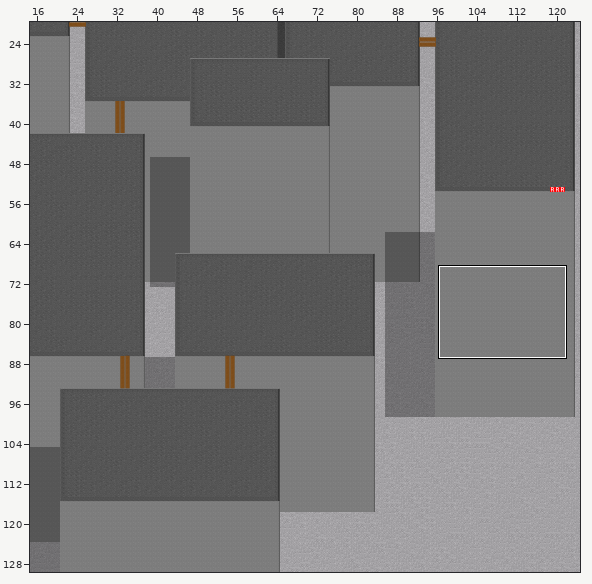
An edit to a level. Tiled map (JSON), main/resources/worlds/RooftopMid.json. Above: a wide view before the commit, with the close-up outlined.
Close-up. Before the edit:
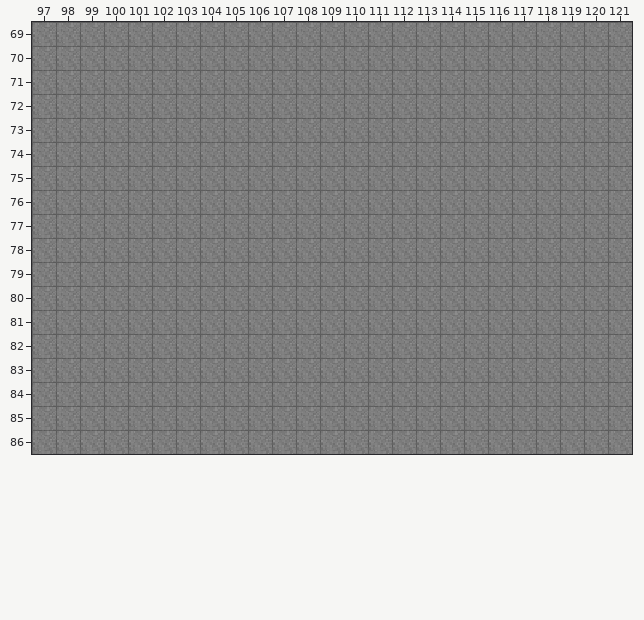
Cells are 16x16 px. Shown: x 97..121, y 69..86. The commit also changed other parts of the map, which this record leaves out.
New version:
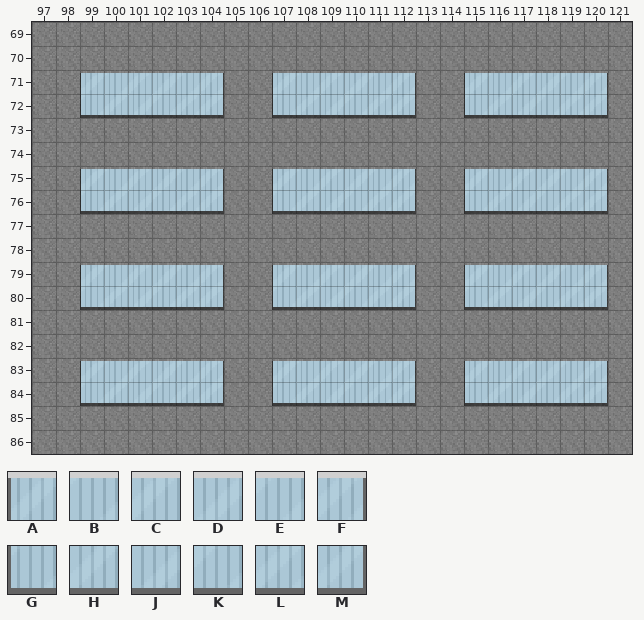
Key: from "Window6_tilesheet": A 0, B 1, C 2, D 3, E 4, F 5, G 6, H 7, J 8, K 9, L 10, M 11.
_ is an empty cell, . an unchanged one.
Tiles of an added or newly shown layer are drawn over the layers below it.
From old to new:
--- layer "Windows" (added)
@@ x 99..120 @@
-71 ______..______..______
-72 ______..______..______
+71 ABCDEF..ABCDEF..ABCDEF
+72 GHJKLM..GHJKLM..GHJKLM
@@ x 99..120 @@
-75 ______..______..______
-76 ______..______..______
+75 ABCDEF..ABCDEF..ABCDEF
+76 GHJKLM..GHJKLM..GHJKLM
@@ x 99..120 @@
-79 ______..______..______
-80 ______..______..______
+79 ABCDEF..ABCDEF..ABCDEF
+80 GHJKLM..GHJKLM..GHJKLM
@@ x 99..120 @@
-83 ______..______..______
-84 ______..______..______
+83 ABCDEF..ABCDEF..ABCDEF
+84 GHJKLM..GHJKLM..GHJKLM
